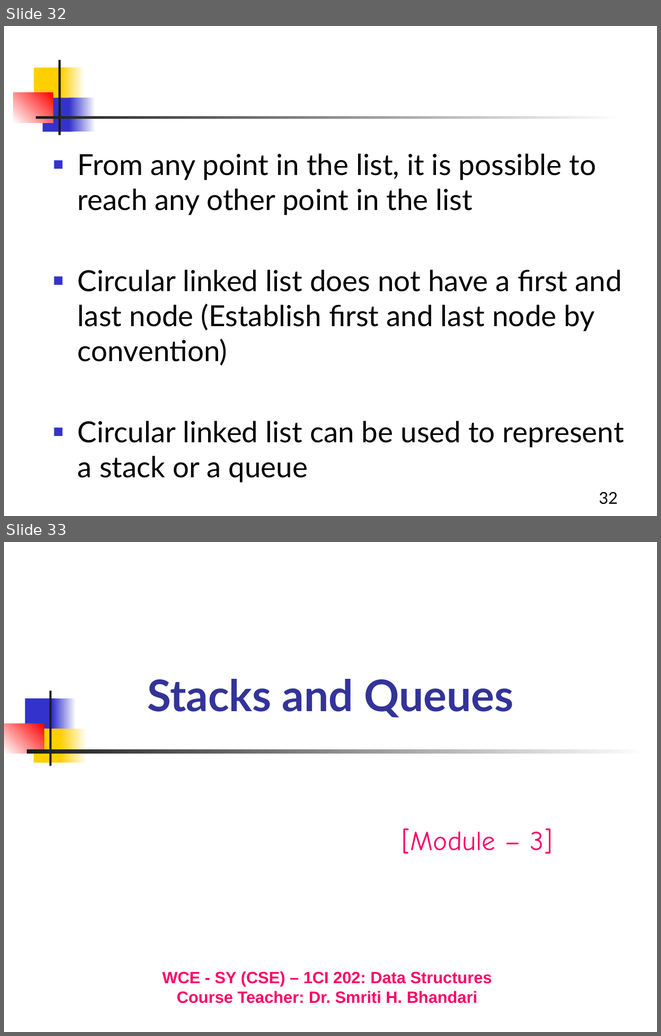
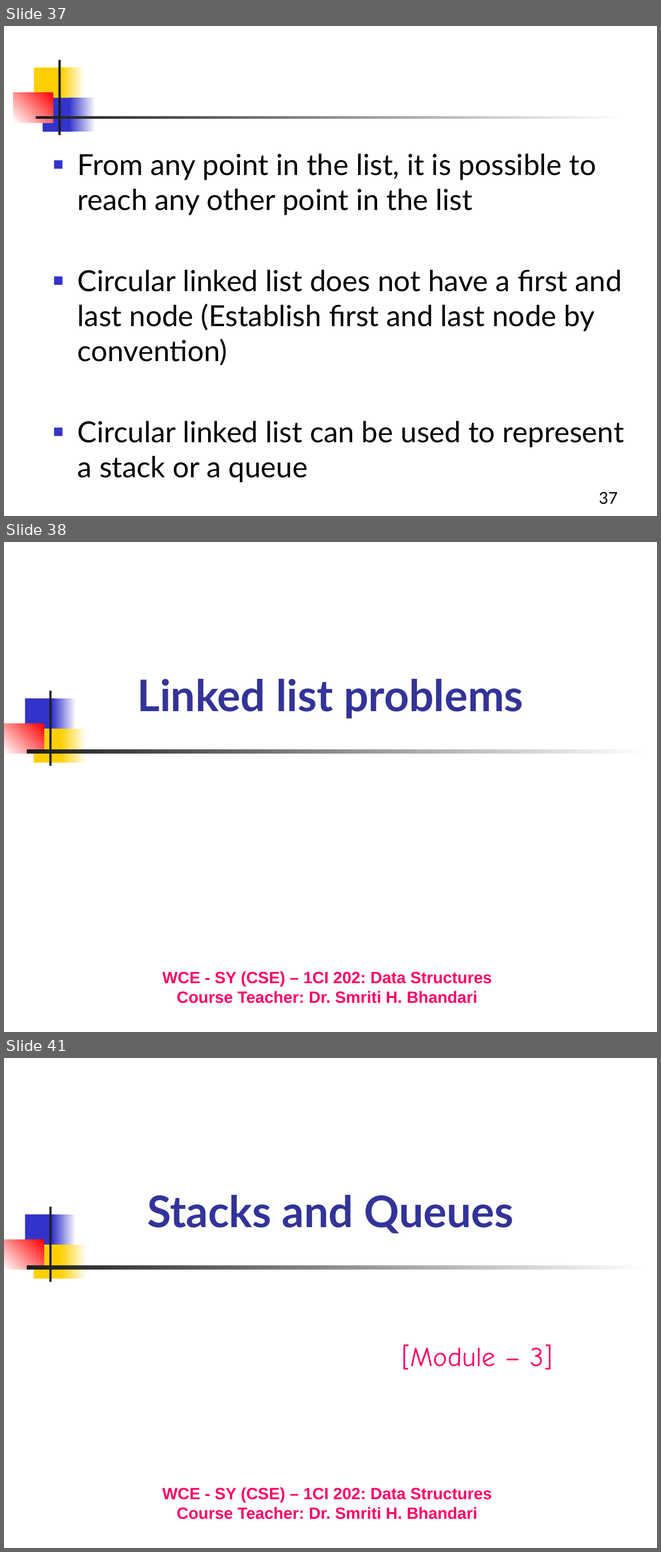
Before and after one commit to Aashishsharma/Learnings, a slide deck: DS and Algo/DS.pptx. Shown one above the other, each under a label of ours: slides 32 and 33 before the commit, slides 37, 38 and 41 after it; the slides between them are not shown. The pictures are 661x1036 and 661x1552 pixels, drawn with LibreOffice and Linux fonts; fonts in the diff are those of the drawing. Boxes give left, top, right and bottom in pixels: in the first picture for what was removed or moved away, otherwise in the second. Text is boxed around its words. In the diff, an @@ line names an element or a change of style, - is before the commit and + after.

```diff
--- a/DS and Algo/DS.pptx
+++ b/DS and Algo/DS.pptx
@@ slide 38 added at (4, 542, 657, 1032), background #FFFFFF; not listed: 7 template elements that a slide beside it also shows @@
@@ title added at (137, 679, 523, 718), 48 pt, text #333399, bold @@
+Linked list problems
@@ text added at (162, 971, 492, 1003), 18 pt, text #FF0066, bold @@
+WCE - SY (CSE) – 1CI 202: Data Structures
+Course Teacher: Dr. Smriti H. Bhandari
@@ what was slide 32 is now slide 37 @@
@@ page number at (599, 491, 618, 504): text changed @@
-32
+37
@@ what was slide 33 is now slide 41 @@
```
Also in this commit, not shown: 2 slides changed, 7 other slides added, 2 other files.
